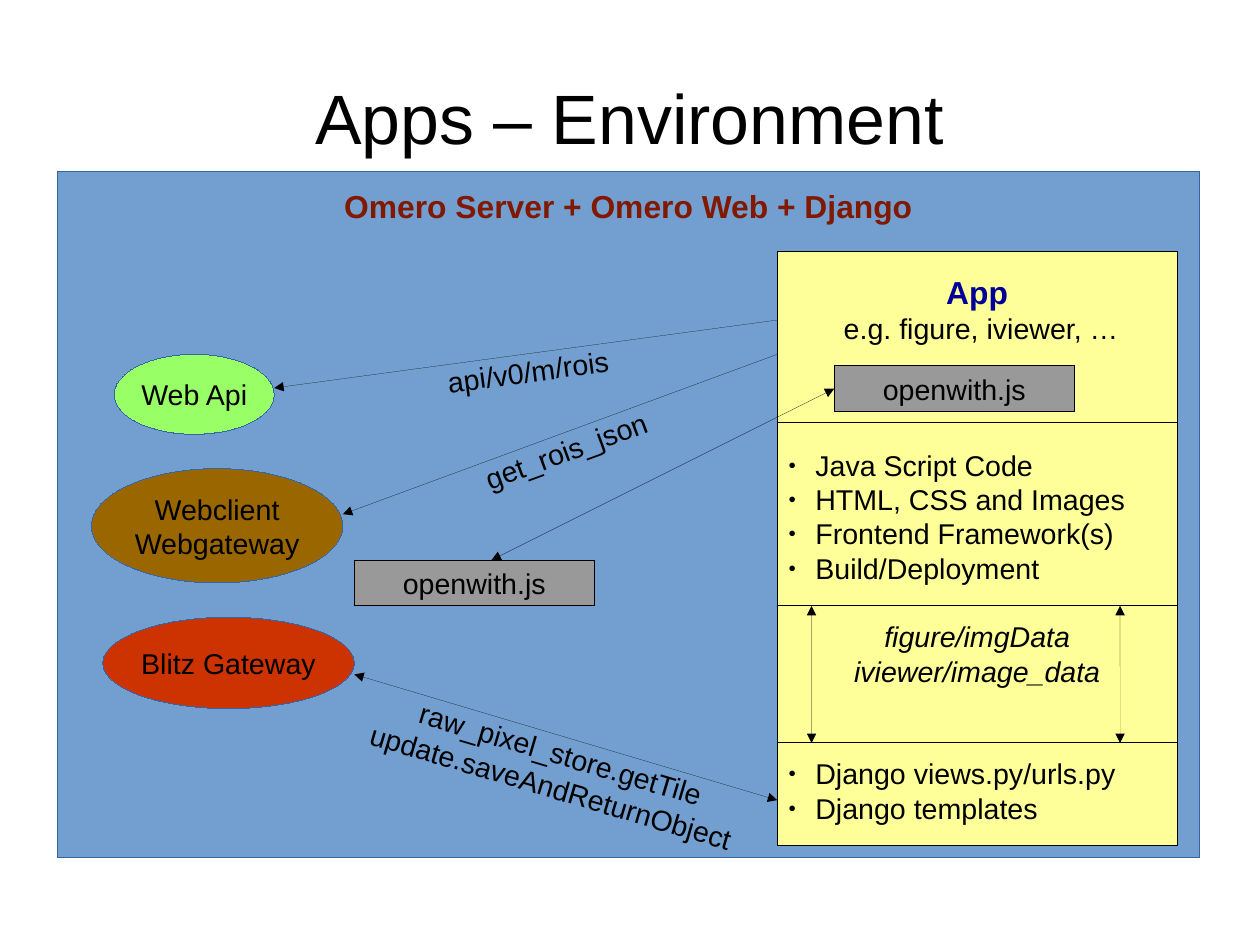
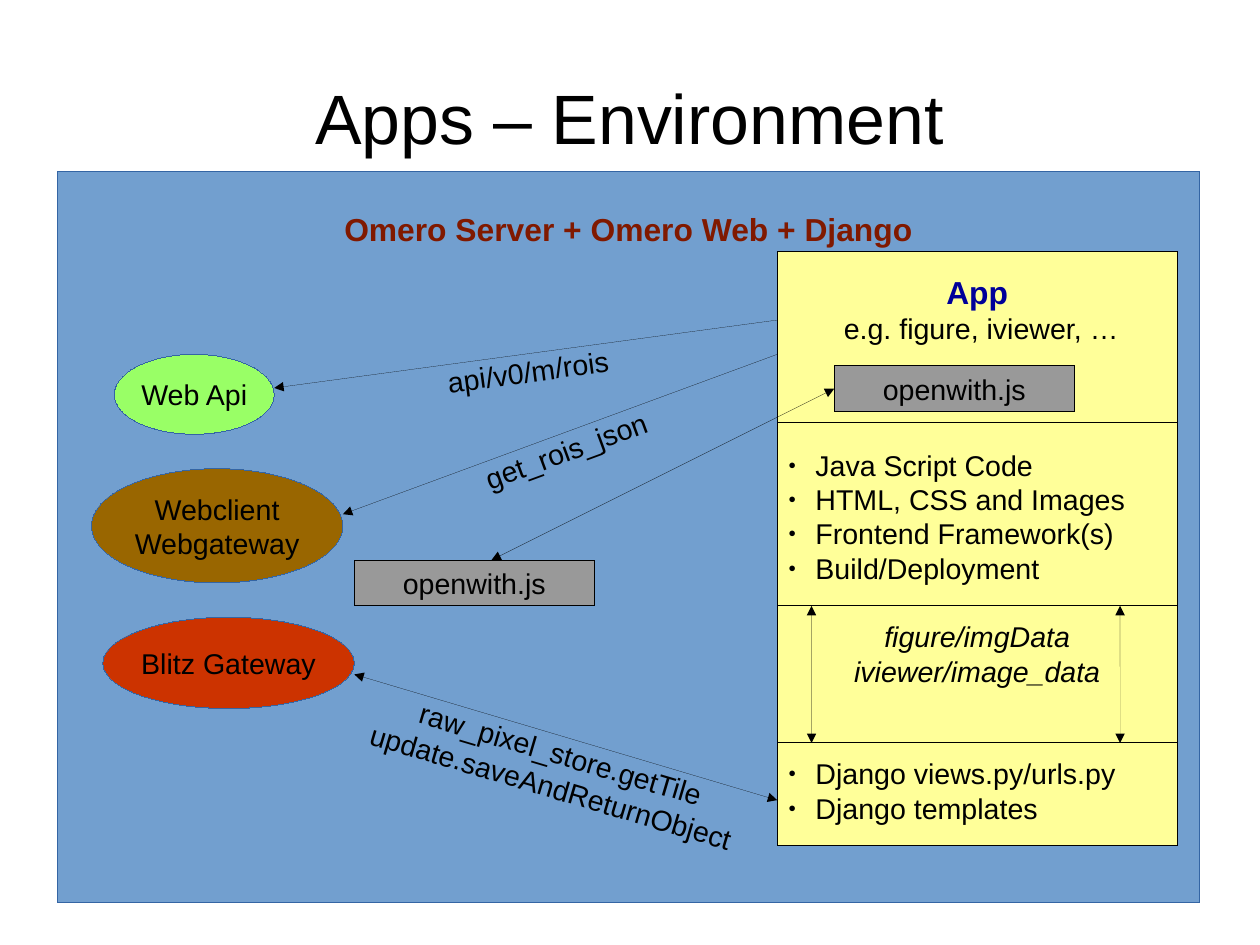
Before and after one commit to waxenegger/frameworks, a slide deck: slide 1 of training/apps.pptx. Drawn at 1260x945 pixels with LibreOffice and Linux fonts; fonts in the diff are those of the drawing. Boxes give left, top, right and bottom in pixels: in the first picture for what was removed or moved away, otherwise in the second. Text is boxed around its words. In the diff, an @@ line names an element or a change of style, - is before the commit and + after.

```diff
--- a/training/apps.pptx
+++ b/training/apps.pptx
@@ rectangle "Omero Server + Omero Web ...": place and size @@
-rectangle "Omero Server + Omero Web ..." at bbox=[57, 172, 1201, 858]
+rectangle "Omero Server + Omero Web ..." at bbox=[57, 172, 1201, 903]
```
Also in this commit, not shown: 4 other slides changed, 1 slide added, 1 other file.
